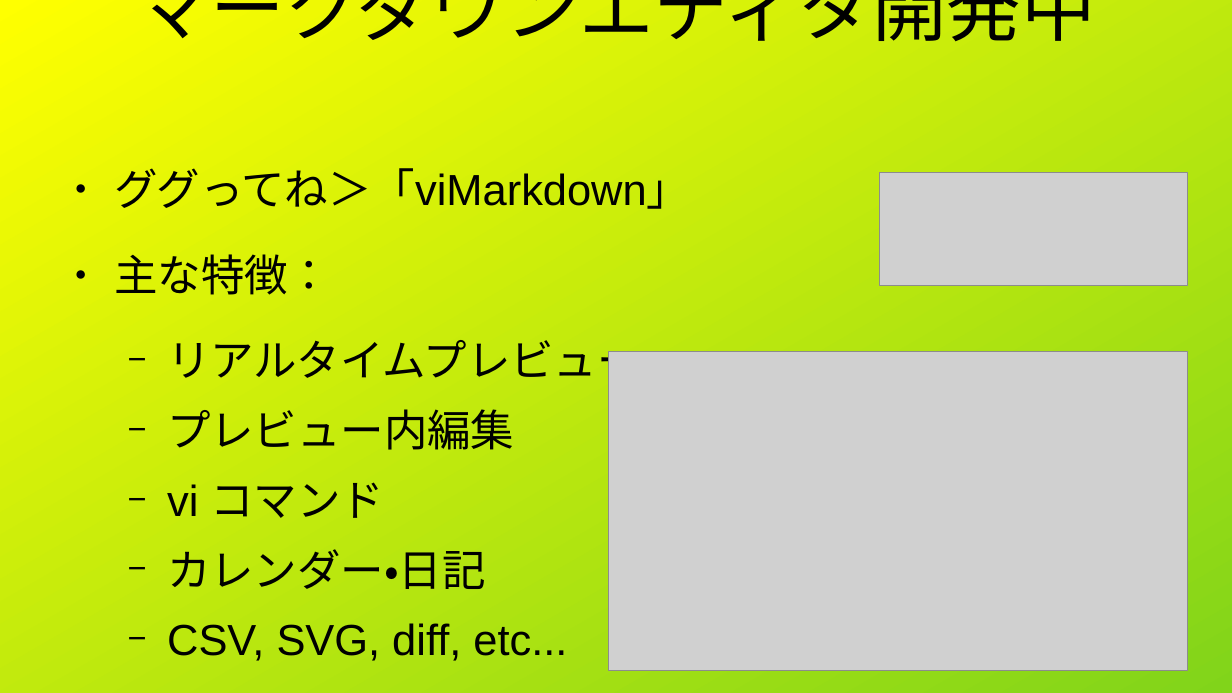
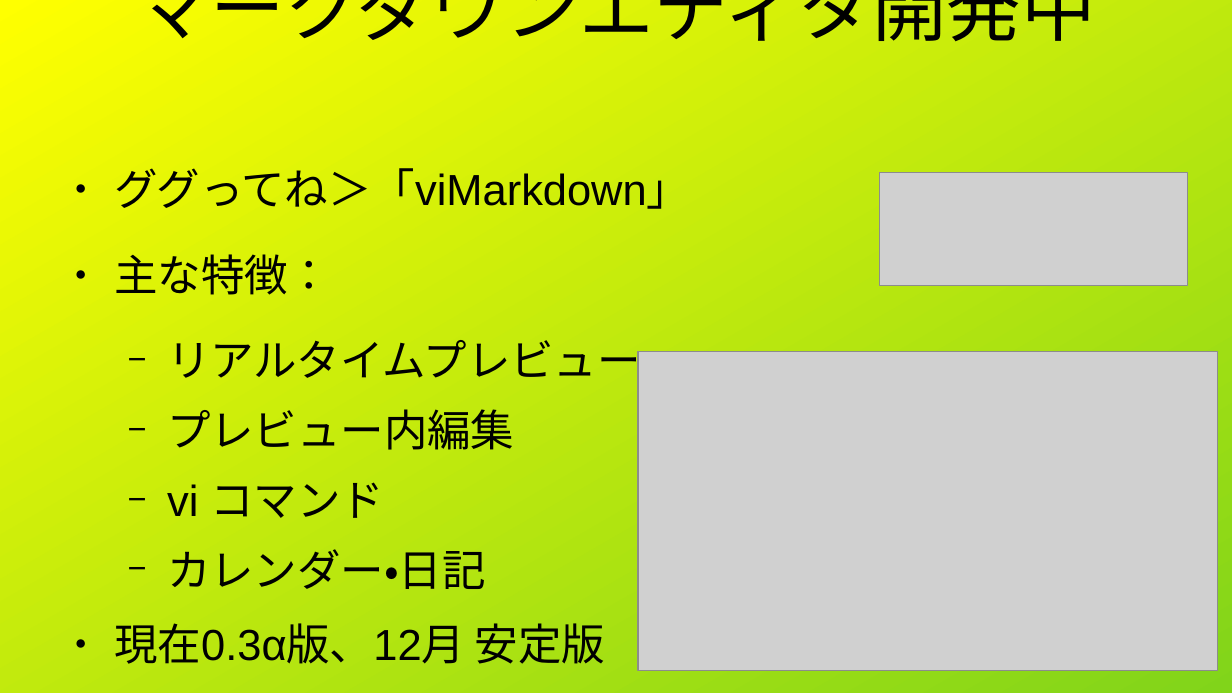
Before and after one commit to vivisuke/viMarkdown, a slide deck: slide 3 of tech/ja/LT20260913/10万行でもサクサク編集.odp. Drawn at 1232x693 pixels with LibreOffice and Linux fonts; fonts in the diff are those of the drawing; grey boxes stand for pictures. Boxes give left, top, right and bottom in pixels: in the first picture for what was removed or moved away, otherwise in the second. Text is boxed around its words. In the diff, an @@ line names an element or a change of style, - is before the commit and + after.

```diff
--- a/tech/ja/LT20260913/10万行でもサクサク編集.odp
+++ b/tech/ja/LT20260913/10万行でもサクサク編集.odp
@@ picture: place and size @@
-picture at box(609, 352, 1188, 671)
+picture at box(638, 352, 1217, 671)
@@ text at box(114, 623, 605, 664): text changed @@
-  − CSV, SVG, diff, etc...
+● 現在0.3α版、12月 安定版
```
Also in this commit, not shown: 5 other slides changed, 6 slides added, 2 slides removed, 9 other files.
